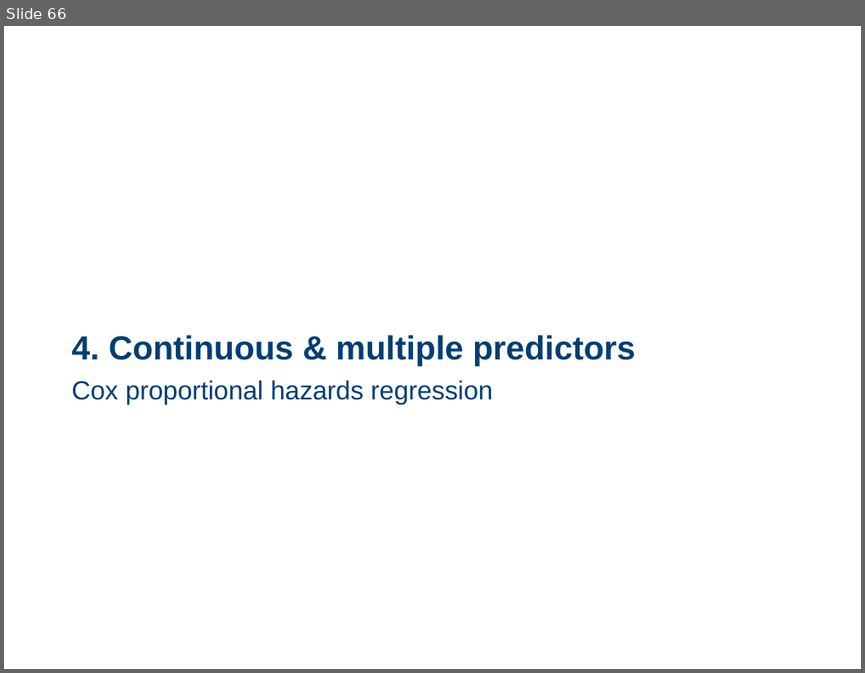
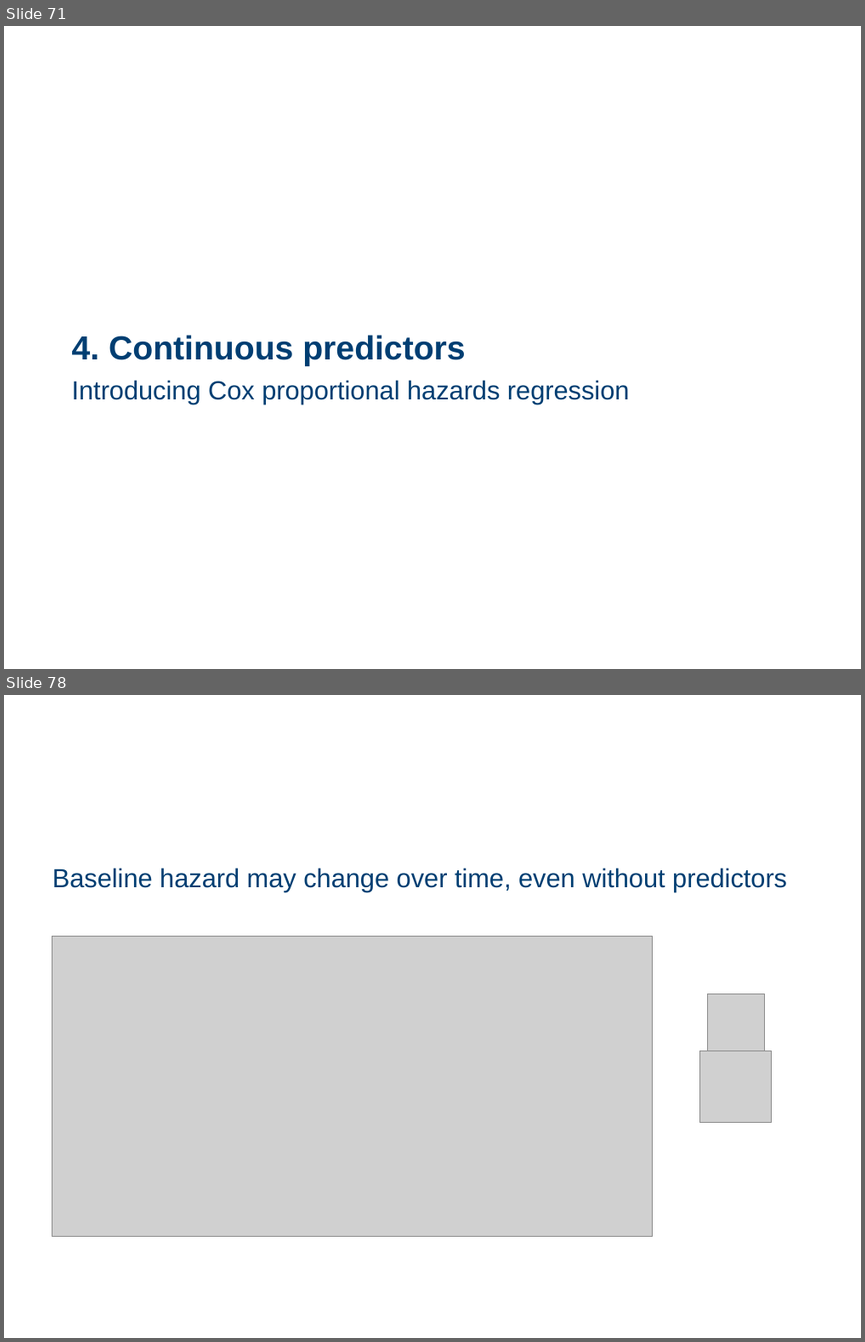
Before and after one commit to cambiotraining/stats-survival-analysis, a slide deck: survival-analysis-draft.pptx. Shown one above the other, each under a label of ours: slide 66 before the commit, slides 71 and 78 after it; the slides between them are not shown. The pictures are 865x673 and 865x1342 pixels, drawn with LibreOffice and Linux fonts; fonts in the diff are those of the drawing; grey boxes stand for pictures; background and template pictures are left out. Boxes give left, top, right and bottom in pixels: in the first picture for what was removed or moved away, otherwise in the second. Text is boxed around its words. In the diff, an @@ line names an element or a change of style, - is before the commit and + after.

```diff
--- a/survival-analysis-draft.pptx
+++ b/survival-analysis-draft.pptx
@@ slide 78 added at box(4, 695, 861, 1338), background picture (left out) @@
@@ title added at box(52, 868, 239, 888), 26 pt, text #FFFFFF, bold @@
+Baseline hazard
@@ text added at box(247, 868, 787, 891), 22 pt, text #003E72 @@
+Baseline hazard may change over time, even without predictors
@@ picture added at box(52, 936, 652, 1236) @@
@@ picture added at box(708, 993, 765, 1050) @@
@@ picture added at box(701, 1050, 772, 1122) @@
@@ page number added at box(741, 1300, 825, 1317), 10 pt, text #FFFFFF @@
+78
@@ what was slide 66 is now slide 71 @@
@@ slide 71 changed as well @@
@@ text at box(72, 335, 465, 366): text changed @@
-4. Continuous & multiple predictors
+4. Continuous predictors
@@ text at box(72, 380, 630, 404): text changed @@
-Cox proportional hazards regression
+Introducing Cox proportional hazards regression
```
Also in this commit, not shown: 14 other slides changed, 33 other slides added, 8 slides removed, 41 other files.
